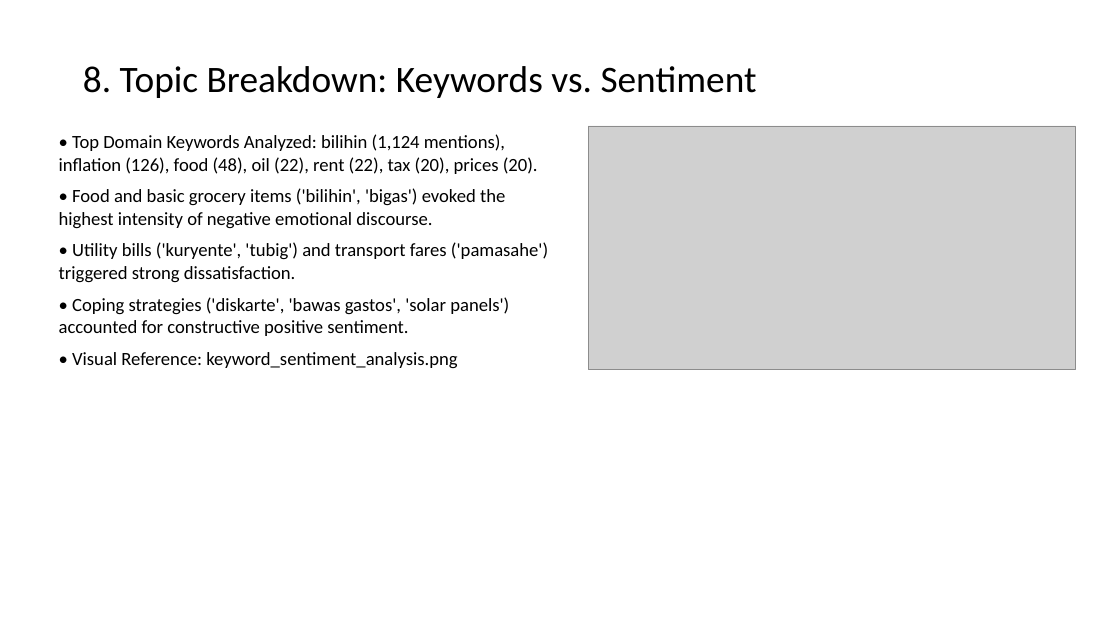
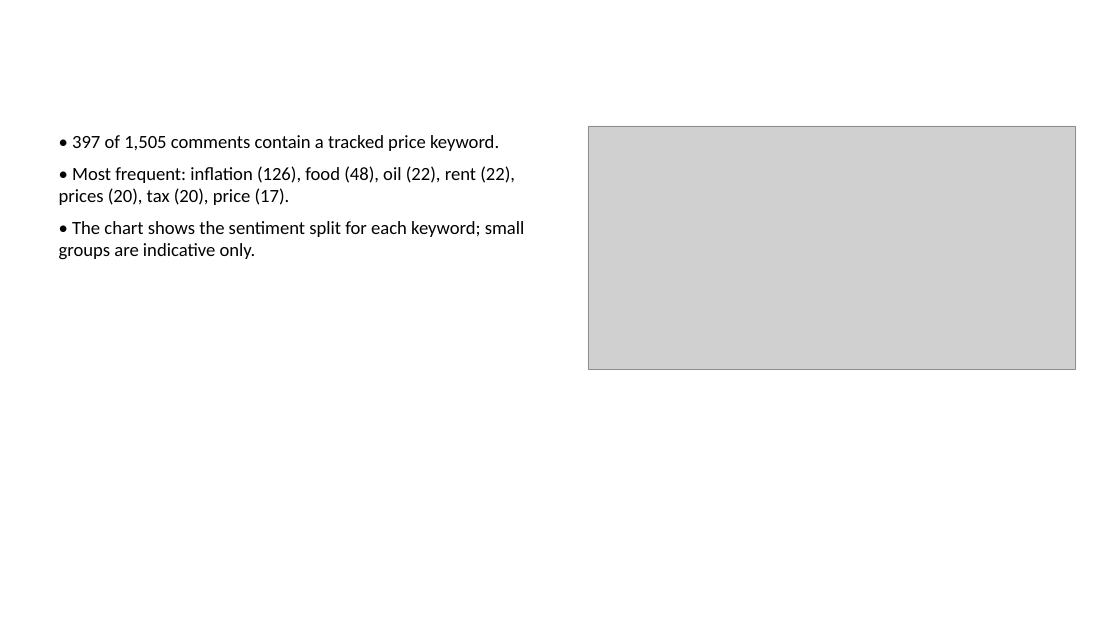
Before and after one commit to msallsundaee/Sentiment-Analysis, a slide deck: slide 9 of results/Sentiment_Analysis_Inflation.pptx. Drawn at 1120x630 pixels with LibreOffice and Linux fonts; fonts in the diff are those of the drawing; grey boxes stand for pictures. Boxes give left, top, right and bottom in pixels: in the first picture for what was removed or moved away, otherwise in the second. Text is boxed around its words. In the diff, an @@ line names an element or a change of style, - is before the commit and + after.

```diff
--- a/results/Sentiment_Analysis_Inflation.pptx
+++ b/results/Sentiment_Analysis_Inflation.pptx
@@ title removed at [83, 66, 757, 98] @@
-8. Topic Breakdown: Keywords vs. Sentiment
@@ text at [59, 135, 525, 260]: text changed @@
-• Top Domain Keywords Analyzed: bilihin (1,124 mentions), inflation (126), food (48), oil (22), rent (22), tax (20), prices (20).
-• Food and basic grocery items ('bilihin', 'bigas') evoked the highest intensity of negative emotional discourse.
-• Utility bills ('kuryente', 'tubig') and transport fares ('pamasahe') triggered strong dissatisfaction.
-• Coping strategies ('diskarte', 'bawas gastos', 'solar panels') accounted for constructive positive sentiment.
-• Visual Reference: keyword_sentiment_analysis.png
+• 397 of 1,505 comments contain a tracked price keyword.
+• Most frequent: inflation (126), food (48), oil (22), rent (22), prices (20), tax (20), price (17).
+• The chart shows the sentiment split for each keyword; small groups are indicative only.
```
Also in this commit, not shown: 9 other slides changed, 1 slide added, 1 slide removed, 38 other files.
